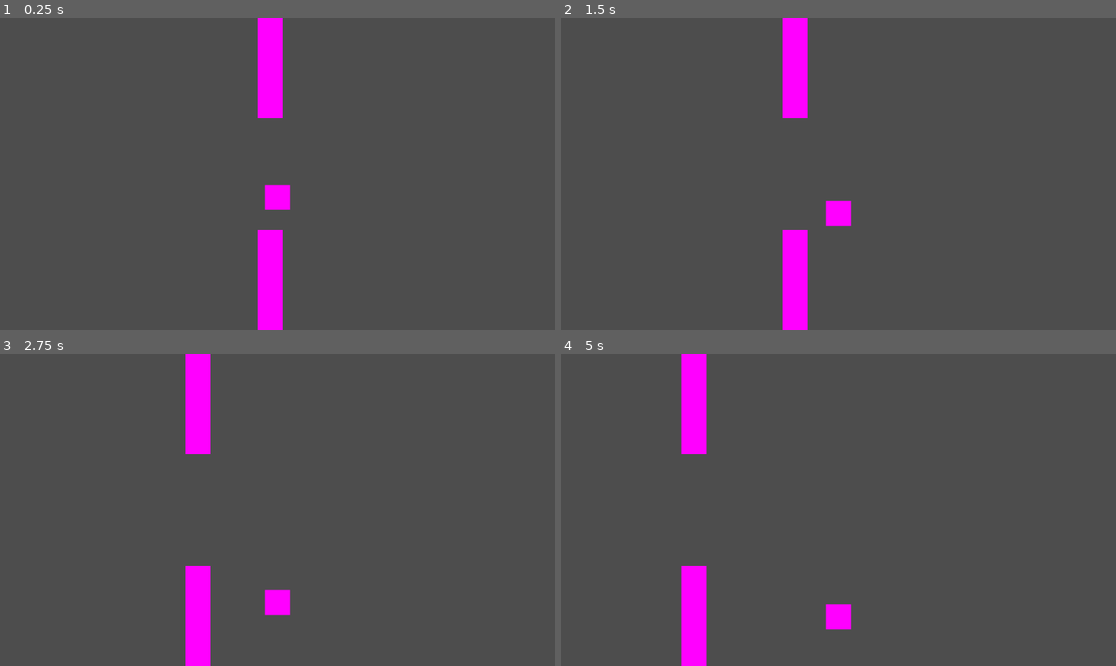
Above: before the commit, frames 1-4 (two rows, left to right).
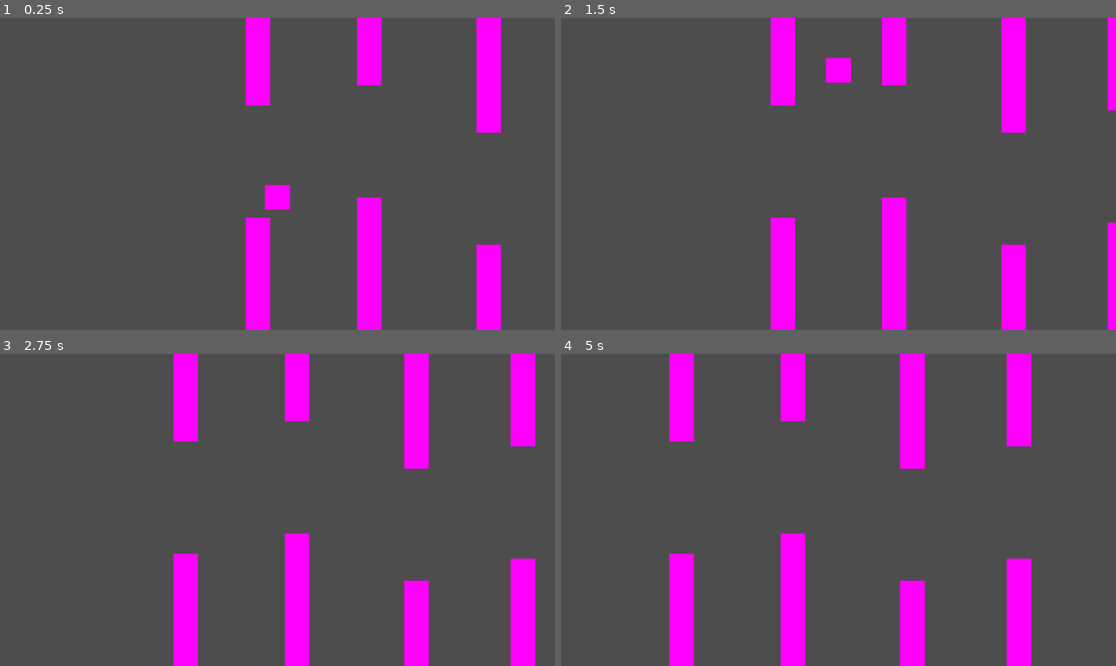
Above: after the commit, the same moments.

Repository: TenPetr/po-final-project
Game: Godot game, scene res://world.tscn
Two runs of this game, one before a commit and one after it. Both use one fixed random seed, a clock stepped at 60 frames per second and the inputs below.
Inputs:
- Up to frame 1 (0.25 s): no input
- Up to frame 2 (1.5 s): tap Enter (ui_accept) at 0.5 s; hold Right (ui_right) from 0.53 s (still down); tap Space (FLAP) at 0.6, 0.77, 1.07, 1.35 s
- Up to frame 3 (2.75 s): tap Space (FLAP) at 1.52, 1.82, 2.1 s; release Right (ui_right) at 2.03 s; hold Left (ui_left) from 2.03 s (still down)
- Up to frame 4 (5 s): release Left (ui_left) at 2.78 s; hold Right (ui_right) 2.78-4.28 s; tap Space (FLAP) at 2.85, 3.02, 3.32, 3.6, 3.77, 4.07, 4.35, 4.52, 4.82 s; hold Left (ui_left) from 4.28 s (still down)

The runs differ from the first frame. In frame 1, 8.9% of the frame differs, in the area x 44-91%, y 0-100%; in frame 2, 11%; in frame 3, 12%; in frame 4, 12%, in the area x 19-85%, y 0-100%.

Commit message:
walls autogenerating

Diff:
--- a/Player.gd
+++ b/Player.gd
@@ -1,7 +1,7 @@
 extends CharacterBody2D
 
 const SPEED = 300.0
-const FLAP = -5000
+const FLAP = -10000
 const MAXFALLSPEED = 2000
 const GRAVITY = 1000
 const JUMP_VELOCITY = -400.0
@@ -9,6 +9,7 @@
 # Get the gravity from the project settings to be synced with RigidBody nodes.
 var gravity = ProjectSettings.get_setting("physics/2d/default_gravity")
 var motion = Vector2.ZERO
+var wall : PackedScene = preload("res://wallnode.tscn")
 
 func _physics_process(delta: float) -> void:
 	motion.y += GRAVITY
@@ -37,3 +38,13 @@
 		#velocity.x = move_toward(velocity.x, 0, SPEED)
 #
 	#move_and_slide()
+
+func Wall_reset():
+	var wall_inst = wall.instantiate()
+	wall_inst.position = Vector2(3000, randi_range(-2500, 2500))
+	get_parent().call_deferred("add_child", wall_inst)
+
+func _on_resetter_body_entered(body):
+	if body.name == "Walls":
+		body.queue_free()
+		Wall_reset()
--- a/wallnode.tscn
+++ b/wallnode.tscn
@@ -48,3 +48,336 @@
 [node name="CollisionShape2D" type="CollisionShape2D" parent="Walls/PointArea"]
 scale = Vector2(20, 115)
 shape = SubResource("RectangleShape2D_0px1i")
+
+[node name="Walls2" type="StaticBody2D" parent="."]
+position = Vector2(2311, -416)
+script = ExtResource("1_egbr6")
+
+[node name="UpperWallSprite2D" type="Sprite2D" parent="Walls2"]
+position = Vector2(0, -2700)
+scale = Vector2(1, 6)
+texture = SubResource("NoiseTexture2D_vrkcq")
+
+[node name="UpperWallCol" type="CollisionShape2D" parent="Walls2"]
+position = Vector2(0, -2700)
+scale = Vector2(25, 153)
+shape = SubResource("RectangleShape2D_fcmjy")
+
+[node name="UpperLightOccluder2D" type="LightOccluder2D" parent="Walls2"]
+occluder = SubResource("OccluderPolygon2D_ktg6v")
+
+[node name="LowerWallSprite2D2" type="Sprite2D" parent="Walls2"]
+position = Vector2(0, 2700)
+scale = Vector2(1, 6)
+texture = SubResource("NoiseTexture2D_vrkcq")
+
+[node name="LowerWallCol2" type="CollisionShape2D" parent="Walls2"]
+position = Vector2(0, 2700)
+scale = Vector2(25, 153)
+shape = SubResource("RectangleShape2D_fcmjy")
+
+[node name="UpperLightOccluder2D2" type="LightOccluder2D" parent="Walls2"]
+position = Vector2(15, 5407)
+occluder = SubResource("OccluderPolygon2D_ktg6v")
+
+[node name="PointArea" type="Area2D" parent="Walls2"]
+
+[node name="CollisionShape2D" type="CollisionShape2D" parent="Walls2/PointArea"]
+scale = Vector2(20, 115)
+shape = SubResource("RectangleShape2D_0px1i")
+
+[node name="Walls3" type="StaticBody2D" parent="."]
+position = Vector2(4788, 560)
+script = ExtResource("1_egbr6")
+
+[node name="UpperWallSprite2D" type="Sprite2D" parent="Walls3"]
+position = Vector2(0, -2700)
+scale = Vector2(1, 6)
+texture = SubResource("NoiseTexture2D_vrkcq")
+
+[node name="UpperWallCol" type="CollisionShape2D" parent="Walls3"]
+position = Vector2(0, -2700)
+scale = Vector2(25, 153)
+shape = SubResource("RectangleShape2D_fcmjy")
+
+[node name="UpperLightOccluder2D" type="LightOccluder2D" parent="Walls3"]
+occluder = SubResource("OccluderPolygon2D_ktg6v")
+
+[node name="LowerWallSprite2D2" type="Sprite2D" parent="Walls3"]
+position = Vector2(0, 2700)
+scale = Vector2(1, 6)
+texture = SubResource("NoiseTexture2D_vrkcq")
+
+[node name="LowerWallCol2" type="CollisionShape2D" parent="Walls3"]
+position = Vector2(0, 2700)
+scale = Vector2(25, 153)
+shape = SubResource("RectangleShape2D_fcmjy")
+
+[node name="UpperLightOccluder2D2" type="LightOccluder2D" parent="Walls3"]
+position = Vector2(15, 5407)
+occluder = SubResource("OccluderPolygon2D_ktg6v")
+
+[node name="PointArea" type="Area2D" parent="Walls3"]
+
+[node name="CollisionShape2D" type="CollisionShape2D" parent="Walls3/PointArea"]
+scale = Vector2(20, 115)
+shape = SubResource("RectangleShape2D_0px1i")
+
+[node name="Walls4" type="StaticBody2D" parent="."]
+position = Vector2(6998, 103)
+script = ExtResource("1_egbr6")
+
+[node name="UpperWallSprite2D" type="Sprite2D" parent="Walls4"]
+position = Vector2(0, -2700)
+scale = Vector2(1, 6)
+texture = SubResource("NoiseTexture2D_vrkcq")
+
+[node name="UpperWallCol" type="CollisionShape2D" parent="Walls4"]
+position = Vector2(0, -2700)
+scale = Vector2(25, 153)
+shape = SubResource("RectangleShape2D_fcmjy")
+
+[node name="UpperLightOccluder2D" type="LightOccluder2D" parent="Walls4"]
+occluder = SubResource("OccluderPolygon2D_ktg6v")
+
+[node name="LowerWallSprite2D2" type="Sprite2D" parent="Walls4"]
+position = Vector2(0, 2700)
+scale = Vector2(1, 6)
+texture = SubResource("NoiseTexture2D_vrkcq")
+
+[node name="LowerWallCol2" type="CollisionShape2D" parent="Walls4"]
+position = Vector2(0, 2700)
+scale = Vector2(25, 153)
+shape = SubResource("RectangleShape2D_fcmjy")
+
+[node name="UpperLightOccluder2D2" type="LightOccluder2D" parent="Walls4"]
+position = Vector2(15, 5407)
+occluder = SubResource("OccluderPolygon2D_ktg6v")
+
+[node name="PointArea" type="Area2D" parent="Walls4"]
+
+[node name="CollisionShape2D" type="CollisionShape2D" parent="Walls4/PointArea"]
+scale = Vector2(20, 115)
+shape = SubResource("RectangleShape2D_0px1i")
+
+[node name="Walls5" type="StaticBody2D" parent="."]
+position = Vector2(9563, -583)
+script = ExtResource("1_egbr6")
+
+[node name="UpperWallSprite2D" type="Sprite2D" parent="Walls5"]
+position = Vector2(0, -2700)
+scale = Vector2(1, 6)
+texture = SubResource("NoiseTexture2D_vrkcq")
+
+[node name="UpperWallCol" type="CollisionShape2D" parent="Walls5"]
+position = Vector2(0, -2700)
+scale = Vector2(25, 153)
+shape = SubResource("RectangleShape2D_fcmjy")
+
+[node name="UpperLightOccluder2D" type="LightOccluder2D" parent="Walls5"]
+occluder = SubResource("OccluderPolygon2D_ktg6v")
+
+[node name="LowerWallSprite2D2" type="Sprite2D" parent="Walls5"]
+position = Vector2(0, 2700)
+scale = Vector2(1, 6)
+texture = SubResource("NoiseTexture2D_vrkcq")
+
+[node name="LowerWallCol2" type="CollisionShape2D" parent="Walls5"]
+position = Vector2(0, 2700)
+scale = Vector2(25, 153)
+shape = SubResource("RectangleShape2D_fcmjy")
+
+[node name="UpperLightOccluder2D2" type="LightOccluder2D" parent="Walls5"]
+position = Vector2(15, 5407)
+occluder = SubResource("OccluderPolygon2D_ktg6v")
+
+[node name="PointArea" type="Area2D" parent="Walls5"]
+
+[node name="CollisionShape2D" type="CollisionShape2D" parent="Walls5/PointArea"]
+scale = Vector2(20, 115)
+shape = SubResource("RectangleShape2D_0px1i")
+
+[node name="Walls6" type="StaticBody2D" parent="."]
+position = Vector2(11595, 738)
+script = ExtResource("1_egbr6")
+
+[node name="UpperWallSprite2D" type="Sprite2D" parent="Walls6"]
+position = Vector2(0, -2700)
+scale = Vector2(1, 6)
+texture = SubResource("NoiseTexture2D_vrkcq")
+
+[node name="UpperWallCol" type="CollisionShape2D" parent="Walls6"]
+position = Vector2(0, -2700)
+scale = Vector2(25, 153)
+shape = SubResource("RectangleShape2D_fcmjy")
+
+[node name="UpperLightOccluder2D" type="LightOccluder2D" parent="Walls6"]
+occluder = SubResource("OccluderPolygon2D_ktg6v")
+
+[node name="LowerWallSprite2D2" type="Sprite2D" parent="Walls6"]
+position = Vector2(0, 2700)
+scale = Vector2(1, 6)
+texture = SubResource("NoiseTexture2D_vrkcq")
+
+[node name="LowerWallCol2" type="CollisionShape2D" parent="Walls6"]
+position = Vector2(0, 2700)
+scale = Vector2(25, 153)
+shape = SubResource("RectangleShape2D_fcmjy")
+
+[node name="UpperLightOccluder2D2" type="LightOccluder2D" parent="Walls6"]
+position = Vector2(15, 5407)
+occluder = SubResource("OccluderPolygon2D_ktg6v")
+
+[node name="PointArea" type="Area2D" parent="Walls6"]
+
+[node name="CollisionShape2D" type="CollisionShape2D" parent="Walls6/PointArea"]
+scale = Vector2(20, 115)
+shape = SubResource("RectangleShape2D_0px1i")
+
+[node name="Walls7" type="StaticBody2D" parent="."]
+position = Vector2(13551, -151)
+script = ExtResource("1_egbr6")
+
+[node name="UpperWallSprite2D" type="Sprite2D" parent="Walls7"]
+position = Vector2(0, -2700)
+scale = Vector2(1, 6)
+texture = SubResource("NoiseTexture2D_vrkcq")
+
+[node name="UpperWallCol" type="CollisionShape2D" parent="Walls7"]
+position = Vector2(0, -2700)
+scale = Vector2(25, 153)
+shape = SubResource("RectangleShape2D_fcmjy")
+
+[node name="UpperLightOccluder2D" type="LightOccluder2D" parent="Walls7"]
+occluder = SubResource("OccluderPolygon2D_ktg6v")
+
+[node name="LowerWallSprite2D2" type="Sprite2D" parent="Walls7"]
+position = Vector2(0, 2700)
+scale = Vector2(1, 6)
+texture = SubResource("NoiseTexture2D_vrkcq")
+
+[node name="LowerWallCol2" type="CollisionShape2D" parent="Walls7"]
+position = Vector2(0, 2700)
+scale = Vector2(25, 153)
+shape = SubResource("RectangleShape2D_fcmjy")
+
+[node name="UpperLightOccluder2D2" type="LightOccluder2D" parent="Walls7"]
+position = Vector2(15, 5407)
+occluder = SubResource("OccluderPolygon2D_ktg6v")
+
+[node name="PointArea" type="Area2D" parent="Walls7"]
+
+[node name="CollisionShape2D" type="CollisionShape2D" parent="Walls7/PointArea"]
+scale = Vector2(20, 115)
+shape = SubResource("RectangleShape2D_0px1i")
+
+[node name="Walls8" type="StaticBody2D" parent="."]
+position = Vector2(15532, 839)
+script = ExtResource("1_egbr6")
+
+[node name="UpperWallSprite2D" type="Sprite2D" parent="Walls8"]
+position = Vector2(0, -2700)
+scale = Vector2(1, 6)
+texture = SubResource("NoiseTexture2D_vrkcq")
+
+[node name="UpperWallCol" type="CollisionShape2D" parent="Walls8"]
+position = Vector2(0, -2700)
+scale = Vector2(25, 153)
+shape = SubResource("RectangleShape2D_fcmjy")
+
+[node name="UpperLightOccluder2D" type="LightOccluder2D" parent="Walls8"]
+occluder = SubResource("OccluderPolygon2D_ktg6v")
+
+[node name="LowerWallSprite2D2" type="Sprite2D" parent="Walls8"]
+position = Vector2(0, 2700)
+scale = Vector2(1, 6)
+texture = SubResource("NoiseTexture2D_vrkcq")
+
+[node name="LowerWallCol2" type="CollisionShape2D" parent="Walls8"]
+position = Vector2(0, 2700)
+scale = Vector2(25, 153)
+shape = SubResource("RectangleShape2D_fcmjy")
+
+[node name="UpperLightOccluder2D2" type="LightOccluder2D" parent="Walls8"]
+position = Vector2(15, 5407)
+occluder = SubResource("OccluderPolygon2D_ktg6v")
+
+[node name="PointArea" type="Area2D" parent="Walls8"]
+
+[node name="CollisionShape2D" type="CollisionShape2D" parent="Walls8/PointArea"]
+scale = Vector2(20, 115)
+shape = SubResource("RectangleShape2D_0px1i")
+
+[node name="Walls9" type="StaticBody2D" parent="."]
+position = Vector2(17462, 26)
+script = ExtResource("1_egbr6")
+
+[node name="UpperWallSprite2D" type="Sprite2D" parent="Walls9"]
+position = Vector2(0, -2700)
+scale = Vector2(1, 6)
+texture = SubResource("NoiseTexture2D_vrkcq")
+
+[node name="UpperWallCol" type="CollisionShape2D" parent="Walls9"]
+position = Vector2(0, -2700)
+scale = Vector2(25, 153)
+shape = SubResource("RectangleShape2D_fcmjy")
+
+[node name="UpperLightOccluder2D" type="LightOccluder2D" parent="Walls9"]
+occluder = SubResource("OccluderPolygon2D_ktg6v")
+
+[node name="LowerWallSprite2D2" type="Sprite2D" parent="Walls9"]
+position = Vector2(0, 2700)
+scale = Vector2(1, 6)
+texture = SubResource("NoiseTexture2D_vrkcq")
+
+[node name="LowerWallCol2" type="CollisionShape2D" parent="Walls9"]
+position = Vector2(0, 2700)
+scale = Vector2(25, 153)
+shape = SubResource("RectangleShape2D_fcmjy")
+
+[node name="UpperLightOccluder2D2" type="LightOccluder2D" parent="Walls9"]
+position = Vector2(15, 5407)
+occluder = SubResource("OccluderPolygon2D_ktg6v")
+
+[node name="PointArea" type="Area2D" parent="Walls9"]
+
+[node name="CollisionShape2D" type="CollisionShape2D" parent="Walls9/PointArea"]
+scale = Vector2(20, 115)
+shape = SubResource("RectangleShape2D_0px1i")
+
+[node name="Walls10" type="StaticBody2D" parent="."]
+position = Vector2(19367, 737)
+script = ExtResource("1_egbr6")
+
+[node name="UpperWallSprite2D" type="Sprite2D" parent="Walls10"]
+position = Vector2(0, -2700)
+scale = Vector2(1, 6)
+texture = SubResource("NoiseTexture2D_vrkcq")
+
+[node name="UpperWallCol" type="CollisionShape2D" parent="Walls10"]
+position = Vector2(0, -2700)
+scale = Vector2(25, 153)
+shape = SubResource("RectangleShape2D_fcmjy")
+
+[node name="UpperLightOccluder2D" type="LightOccluder2D" parent="Walls10"]
+occluder = SubResource("OccluderPolygon2D_ktg6v")
+
+[node name="LowerWallSprite2D2" type="Sprite2D" parent="Walls10"]
+position = Vector2(0, 2700)
+scale = Vector2(1, 6)
+texture = SubResource("NoiseTexture2D_vrkcq")
+
+[node name="LowerWallCol2" type="CollisionShape2D" parent="Walls10"]
+position = Vector2(0, 2700)
+scale = Vector2(25, 153)
+shape = SubResource("RectangleShape2D_fcmjy")
+
+[node name="UpperLightOccluder2D2" type="LightOccluder2D" parent="Walls10"]
+position = Vector2(15, 5407)
+occluder = SubResource("OccluderPolygon2D_ktg6v")
+
+[node name="PointArea" type="Area2D" parent="Walls10"]
+
+[node name="CollisionShape2D" type="CollisionShape2D" parent="Walls10/PointArea"]
+scale = Vector2(20, 115)
+shape = SubResource("RectangleShape2D_0px1i")
--- a/world.tscn
+++ b/world.tscn
@@ -8,6 +8,8 @@
 [sub_resource type="NoiseTexture2D" id="NoiseTexture2D_e78hr"]
 
 [sub_resource type="RectangleShape2D" id="RectangleShape2D_jfuge"]
+
+[sub_resource type="RectangleShape2D" id="RectangleShape2D_4sl3b"]
 
 [node name="World" type="Node2D"]
 
@@ -29,8 +31,18 @@
 scale = Vector2(27, 27)
 shape = SubResource("RectangleShape2D_jfuge")
 
+[node name="Resetter" type="Area2D" parent="PlayerNode/Player"]
+
+[node name="CollisionShape2D" type="CollisionShape2D" parent="PlayerNode/Player/Resetter"]
+position = Vector2(-17893, 6.10352e-05)
+scale = Vector2(25, 400)
+shape = SubResource("RectangleShape2D_4sl3b")
+
 [node name="Wallnode" parent="." instance=ExtResource("2_u1trt")]
+position = Vector2(-256, -256)
 metadata/_edit_group_ = true
 
 [node name="Camera2D" type="Camera2D" parent="."]
 zoom = Vector2(0.1, 0.1)
+
+[connection signal="body_entered" from="PlayerNode/Player/Resetter" to="PlayerNode/Player" method="_on_resetter_body_entered"]
Not shown: 1 places in world.tscn that only renumber resources
